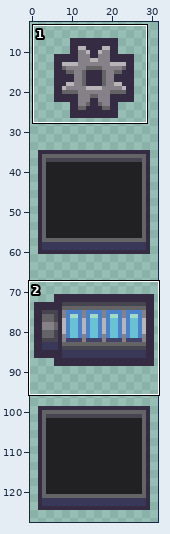
Edited in one commit: pixel-art file (art/ui/Currency&Enerygy.ase). Above: a wide view before the commit, with the close-up outlined.
Close-up. Before the commit:
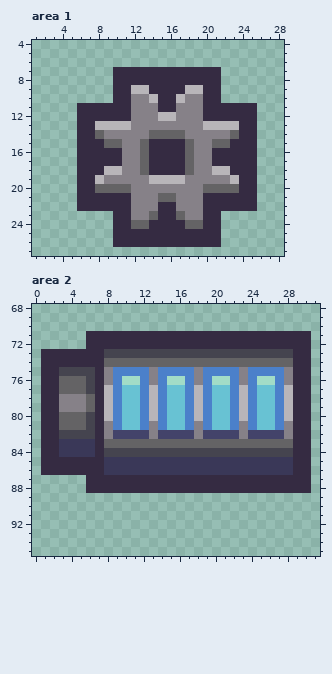
32x128 pixels, 1 frame. Shown: area 1: x 1..28, y 4..27; area 2: x 0..31, y 68..95. The wide view leaves out empty margins.
After:
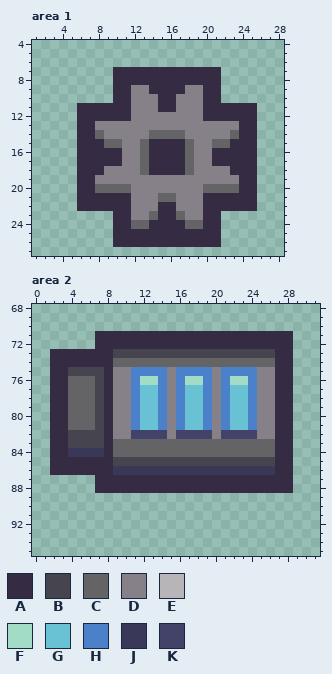
Palette (. is transparent): A #352b42  B #45444f  C #646365  D #868188  E #b8b5b9  F #a2dcc7  G #68c2d3  H #4b80ca  J #3a3858  K #43436a
Difference:
Changed rows in their new state; - is an unchanged pixel.
Area 1:
first column x 8:
 9 ----DD----DD----
10 ------D--D------
12 -------DD-------
13 DDDD--------DDDD
first column x 8:
18 -DD----------DD-
19 D-----DDDD-----D
Area 2:
first column x 1:
71 -----.----------------------..
72 -----.----------------------..
73 .------A------------------AA..
74 .------A------------------AA..
75 .-A---BADD--H-D--H-D--H-DDAA..
76 .-A--CBADDHFF-DHFF-DHFF-DDAA..
77 .-A--CBADDHGG-DHGG-DHGG-DDAA..
78 .-ACC-BADDHGG-DHGG-DHGG-DDAA..
79 .-ACC-BADDHGG-DHGG-DHGG-DDAA..
80 .-A--CBADDHGG-DHGG-DHGG-DDAA..
81 .-A--CBADDHGG-DHGG-DHGG-DDAA..
82 .-A---BADD--K-D--K-D--K-DDAA..
83 .-ABBBBA------------------AA..
84 .-A---JACCCCCCCCCCCCCCCCCCAA..
85 .------ABBBBBBBBBBBBBBBBBBAA..
86 .------A------------------AA..
87 -----.----------------------..
88 -----.----------------------..
